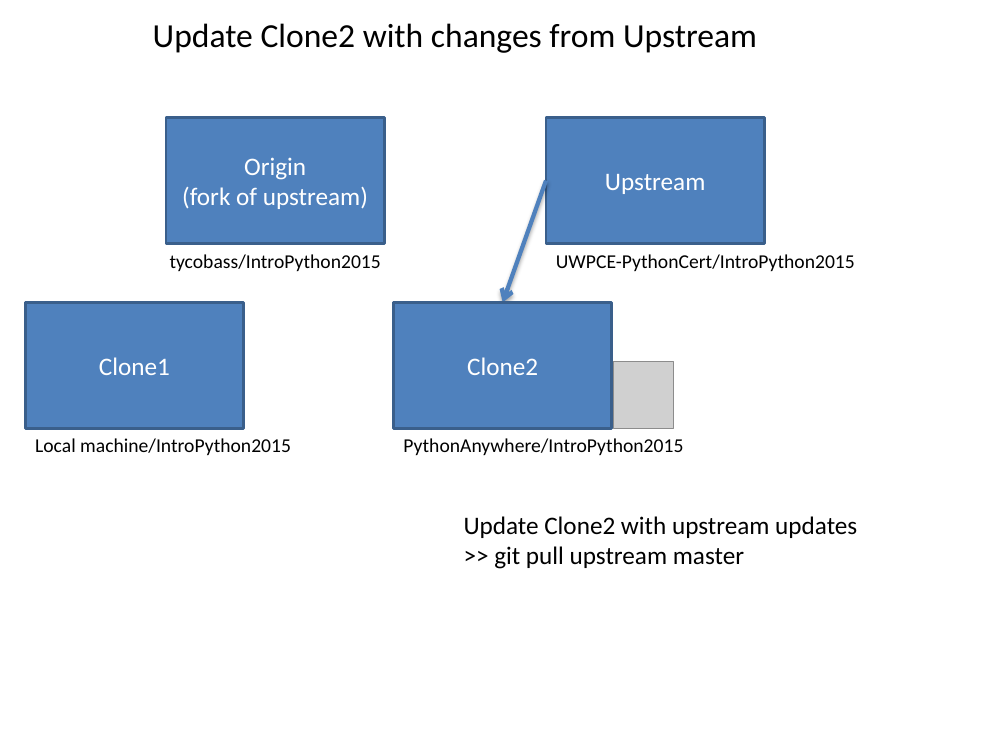
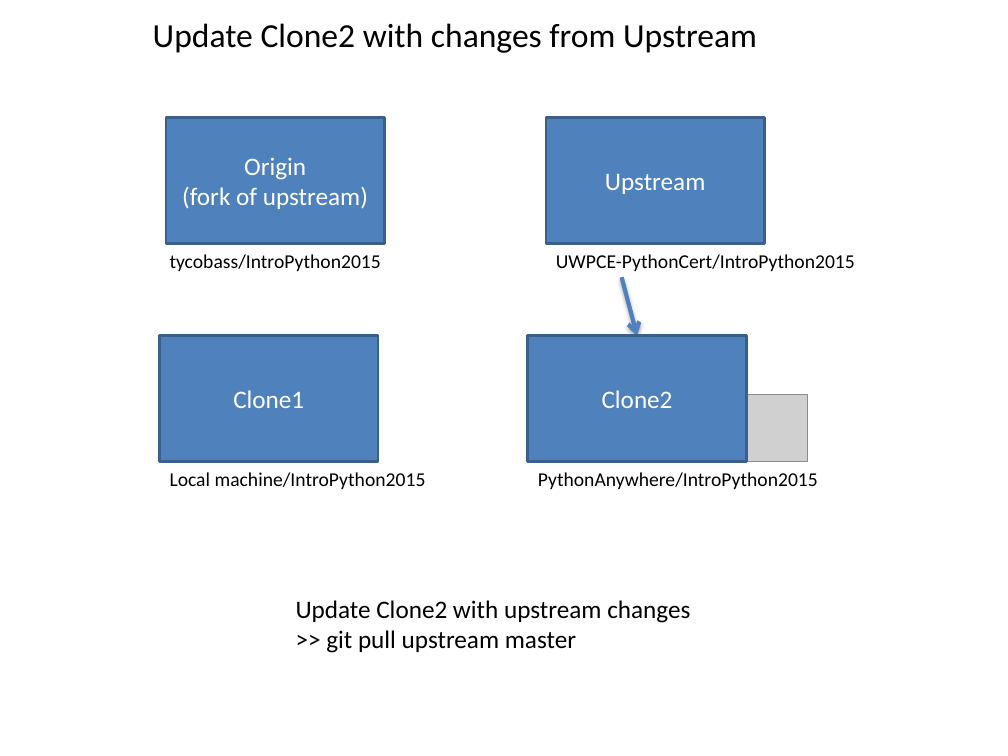
Before and after one commit to UWPCE-PythonCert/IntroToPython-2014, a slide deck: slide 7 of students/eric_v/debris/Using_git.pptx (slide 6 before the commit). Drawn at 1008x756 pixels with LibreOffice and Linux fonts; fonts in the diff are those of the drawing; grey boxes stand for pictures. Boxes give left, top, right and bottom in pixels: in the first picture for what was removed or moved away, otherwise in the second. Text is boxed around its words. In the diff, an @@ line names an element or a change of style, - is before the commit and + after.

```diff
--- a/students/eric_v/debris/Using_git.pptx
+++ b/students/eric_v/debris/Using_git.pptx
@@ arrow moved from (546, 180) - (503, 302) to (622, 277) - (637, 336) @@
@@ 2 rectangles, 2 texts, 1 picture: place and size @@
-2 rectangles, 2 texts, 1 picture at [25, 302, 683, 455]
+2 rectangles, 2 texts, 1 picture at [159, 336, 818, 489]
@@ text "Update Clone2 with upstream changes": place and size @@
-text "Update Clone2 with upstream changes" at [464, 516, 857, 569]
+text "Update Clone2 with upstream changes" at [296, 600, 690, 653]
@@ text at [296, 600, 690, 623]: text changed @@
-Update Clone2 with upstream updates
+Update Clone2 with upstream changes
```
Also in this commit, not shown: 6 other slides changed, 3 slides added.
